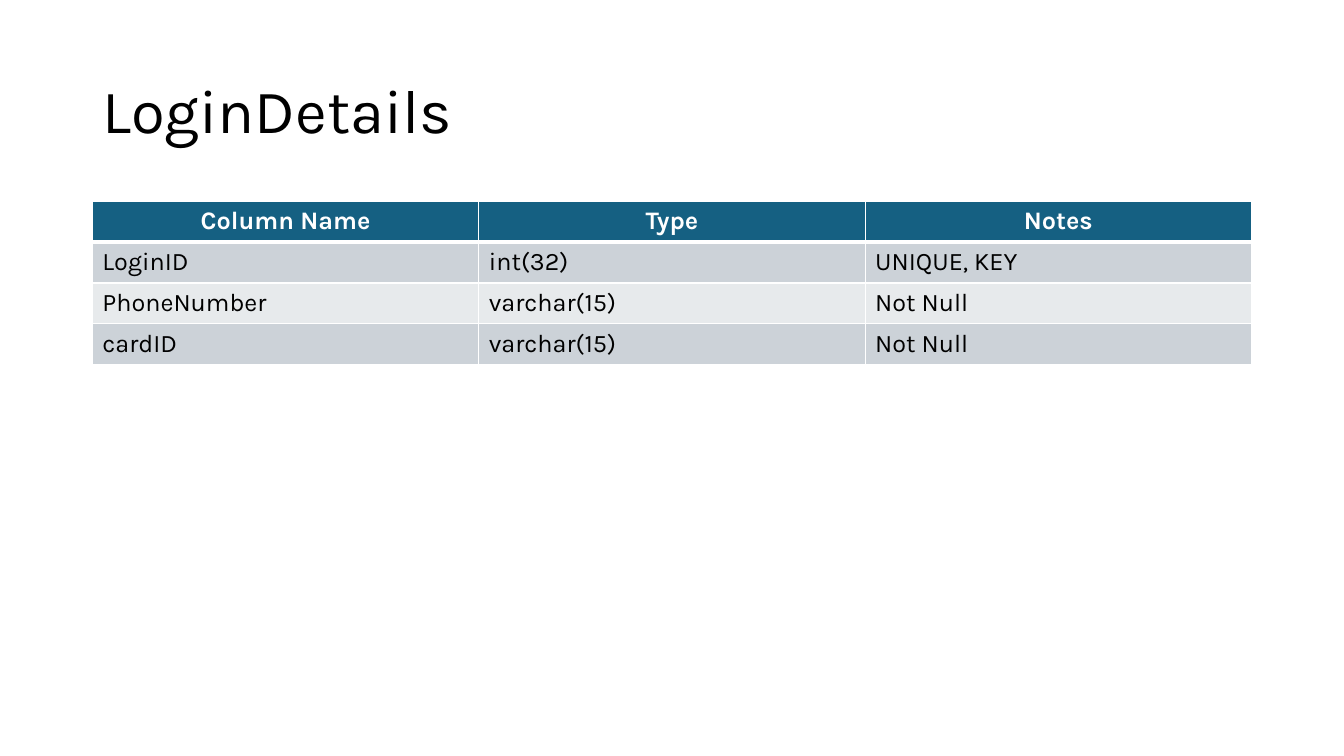
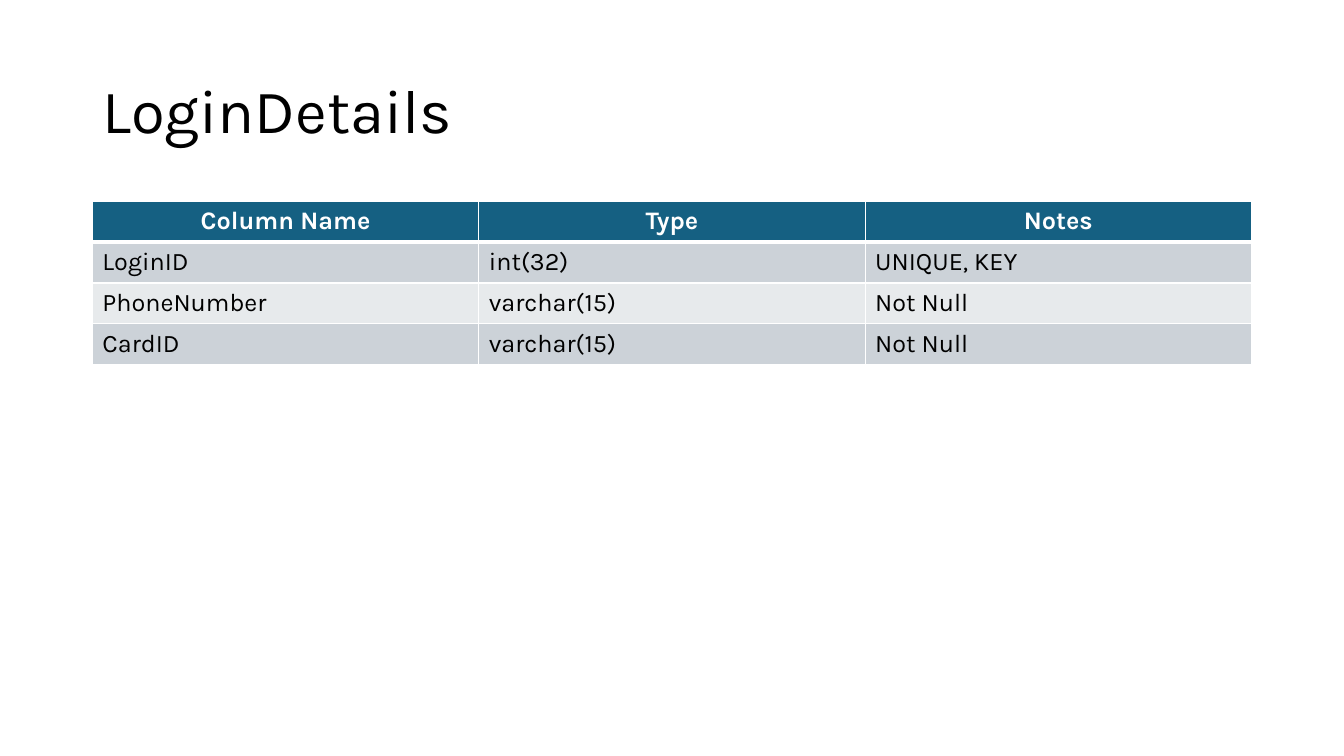
Before and after one commit to ShAntwan/Relive, a slide deck: slide 3 of ProjectDocumentaion/TableDesigns.pptx. Drawn at 1344x756 pixels with LibreOffice and Linux fonts; fonts in the diff are those of the drawing. Boxes give left, top, right and bottom in pixels: in the first picture for what was removed or moved away, otherwise in the second. Text is boxed around its words. In the diff, an @@ line names an element or a change of style, - is before the commit and + after.

```diff
--- a/ProjectDocumentaion/TableDesigns.pptx
+++ b/ProjectDocumentaion/TableDesigns.pptx
@@ table at (93,202,1251,365) @@
-row 4, column 1: cardID
+row 4, column 1: CardID
```
Also in this commit, not shown: 2 other slides changed, 2 other files.
